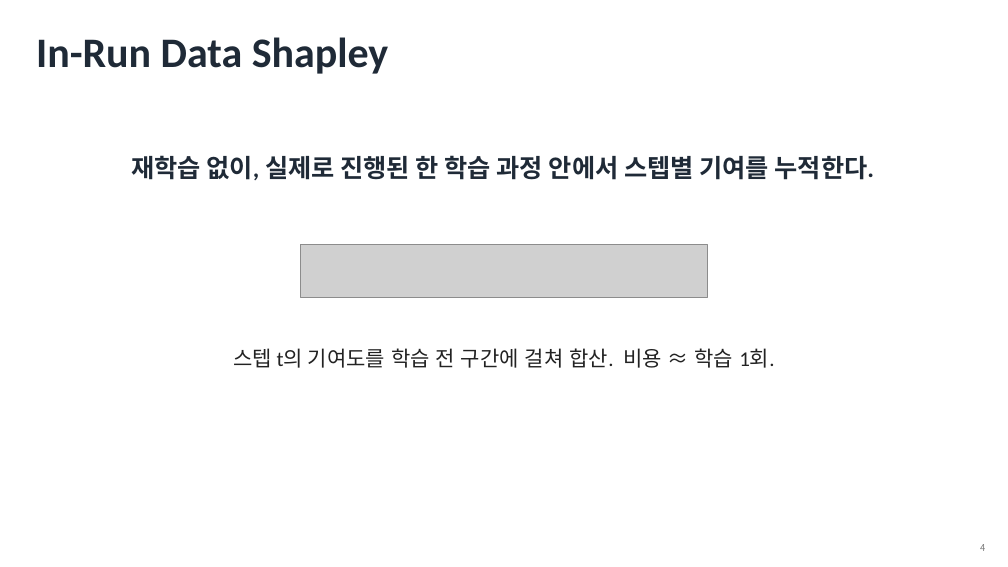
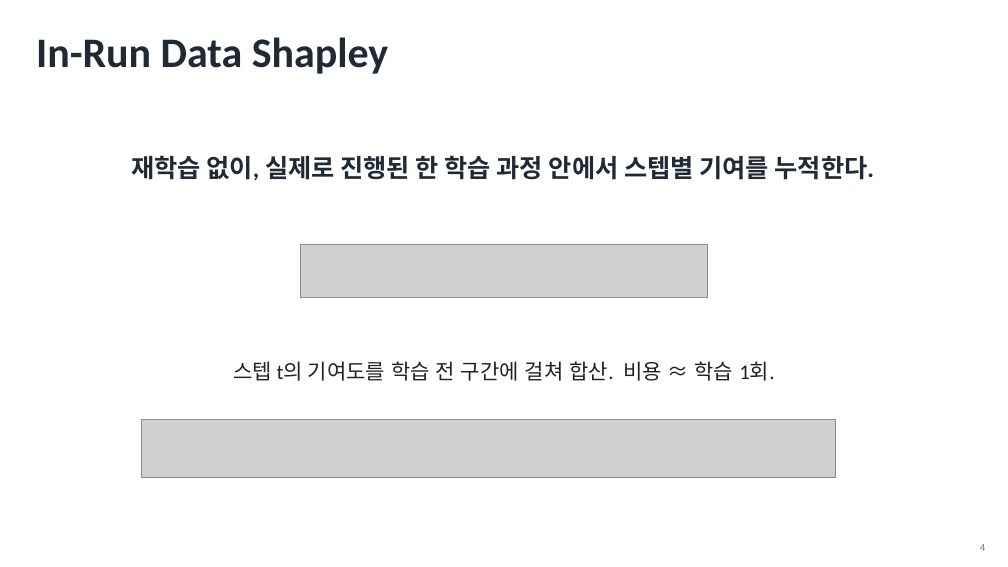
Before and after one commit to YongheeChoi/flirds, a slide deck: slide 4 of research-wiki/survey/presentations/flirds-seminar-intro/flirds-seminar-intro.pptx. Drawn at 1008x567 pixels with LibreOffice and Linux fonts; fonts in the diff are those of the drawing; grey boxes stand for pictures. Boxes give left, top, right and bottom in pixels: in the first picture for what was removed or moved away, otherwise in the second. Text is boxed around its words. In the diff, an @@ line names an element or a change of style, - is before the commit and + after.

```diff
--- a/research-wiki/survey/presentations/flirds-seminar-intro/flirds-seminar-intro.pptx
+++ b/research-wiki/survey/presentations/flirds-seminar-intro/flirds-seminar-intro.pptx
@@ text "스텝 t의 기여도를 학습 전 ..." moved from (x1=233, y1=348, x2=774, y2=368) to (x1=233, y1=361, x2=774, y2=381) @@
@@ picture added at (x1=142, y1=420, x2=836, y2=478) @@
```
Also in this commit, not shown: 10 other slides changed, 3 slides added, 1 other file.
